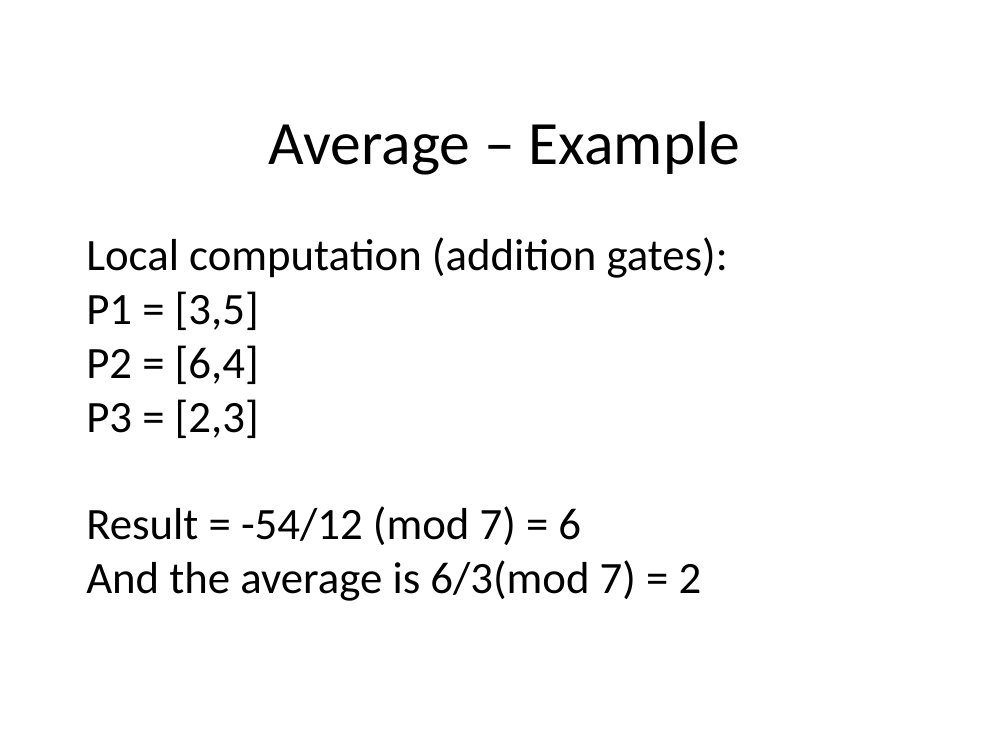
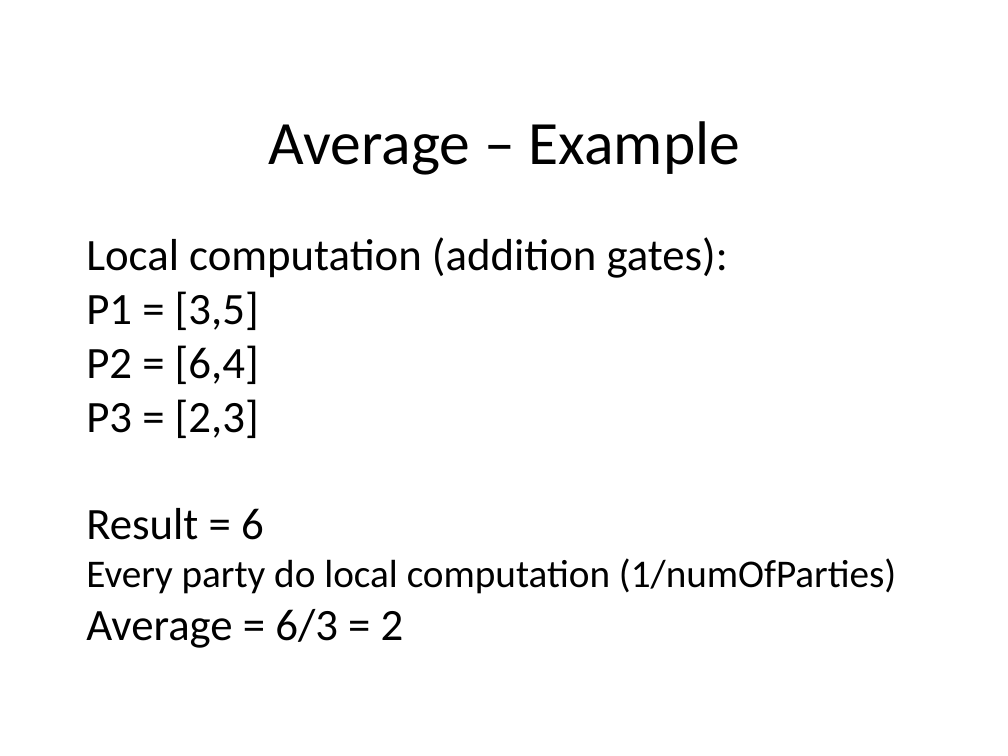
Before and after one commit to yarneo/cryptography-nir-itay-yarden, a slide deck: slide 10 of Cryptography Project - meeting2.pptx. Drawn at 1008x756 pixels with LibreOffice and Linux fonts; fonts in the diff are those of the drawing. Boxes give left, top, right and bottom in pixels: in the first picture for what was removed or moved away, otherwise in the second. Text is boxed around its words. In the diff, an @@ line names an element or a change of style, - is before the commit and + after.

```diff
--- a/Cryptography Project - meeting2.pptx
+++ b/Cryptography Project - meeting2.pptx
@@ text at (86,508,896,648): text changed; size 32 to 28 pt @@
-Result = -54/12 (mod 7) = 6
-And the average is 6/3(mod 7) = 2
+Result = 6
+Every party do local computation (1/numOfParties)
+Average = 6/3 = 2
```
Also in this commit, not shown: 2 other slides changed, 1 slide added.
